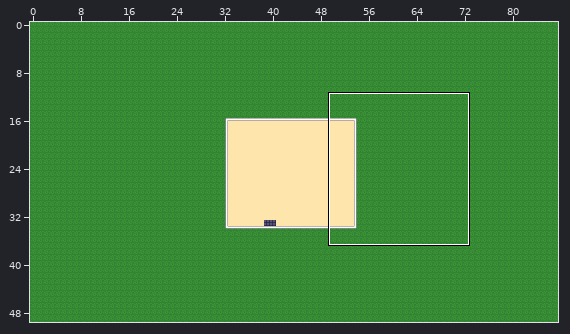
Tiled map: assets/tiles/myrtille_home.tmx. Above: a wide view before the commit, with the close-up outlined.
Close-up. Before:
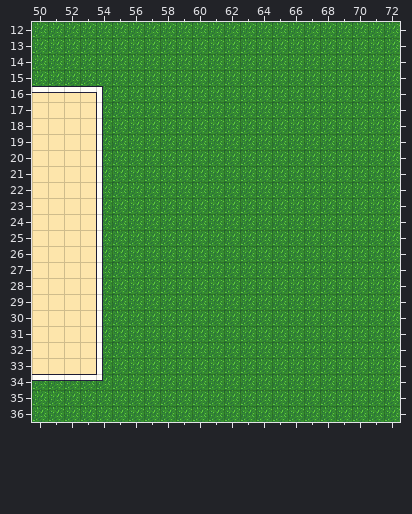
Cells are 16x16 px. Shown: x 50..72, y 12..36.
New version:
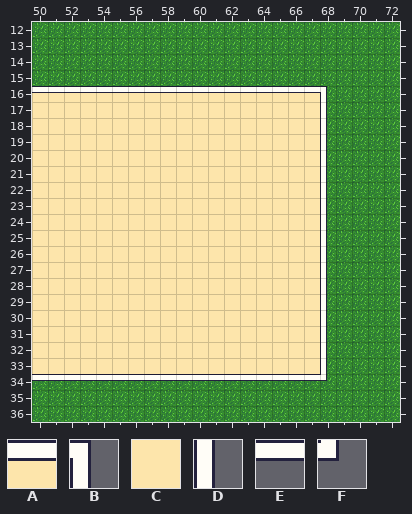
Key: from "ami positif": A 522, B 524, C 579, D 581, E 751, F 752.
_ is an empty cell.
Commit message: added 4 chest for the myrtille scene
Diff:
Layer "House":
y 16: x 54..68 B______________ -> AAAAAAAAAAAAAAB
y 17..33: x 54..68 D______________ -> CCCCCCCCCCCCCCD
y 34: x 54..68 F______________ -> EEEEEEEEEEEEEEF
